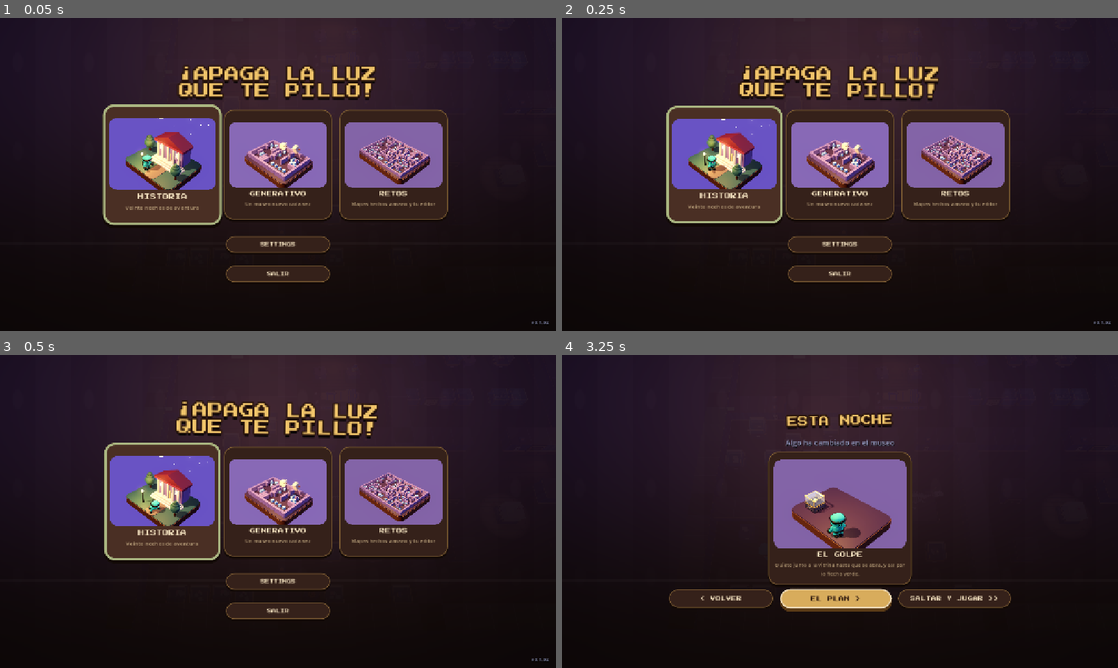
Above: before the commit, frames 1-4 (two rows, left to right).
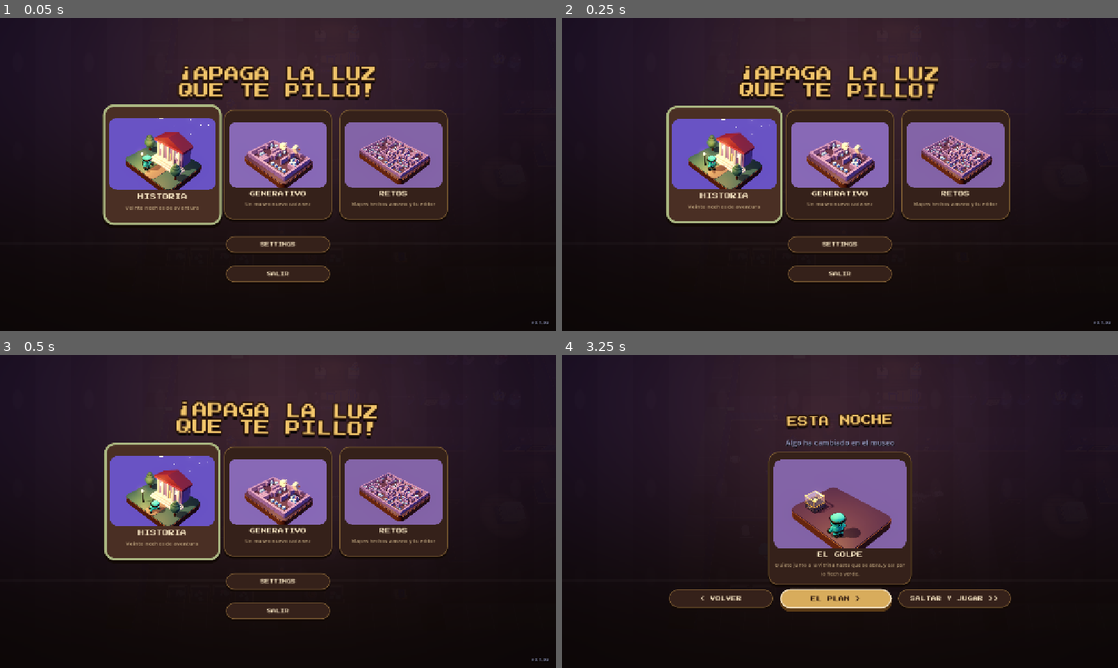
Above: after the commit, the same moments.

Repository: didelco/ladron
Game: Godot game, scene res://scenes/main.tscn
The game is run twice, just before and just after one commit, with the same random seed, the same clock (stepped at 60 frames per second) and the same inputs.
Inputs (mouse positions are in pixels of both pictures, inside the frame that each line leads up to):
- Up to frame 1 (0.05 s): no input
- Up to frame 2 (0.25 s): no input
- Up to frame 3 (0.5 s): no input
- Up to frame 4 (3.25 s): tap Enter (ui_accept) at 0.5, 0.77 s; move the mouse to (962, 495) at 0.52 s; hold Right (ui_right) 0.53-1.25 s; tap C at 0.6 s; click (962, 495) at 0.67 s; click "EDITAR" at 1.25 s; click (573, 608) at 2 s; click "LO NUEVO >" at 2.75 s

The runs differ from the first frame. In frame 1, less than 0.1% of the frame differs, in the area x 98-99%, y 97-98%; in frame 2, less than 0.1%; in frame 3, less than 0.1%; in frame 4, less than 0.1%, in the area x 43-48%, y 43-49%.

Commit message:
Vitrinas de color y piezas detalladas en peana por tema
- Las vitrinas muestran cosas sencillas en los colores del tema (jarrón, esfera, bloques, gemas, cuenco) sobre su tela, con el cristal casi transparente; lo detallado sale a peana.
- Peana por tema (arenisca, columna ochavada, roca, tocón, cubo negro), siempre recta; cada pieza se ajusta a ella, mira de frente y lo plano se inclina hacia la cámara.
- Rehechos para verse al aire (art/temas/peanas.py): escarabajo (Jepri), canopos, cáliz, astrolabio, amonite y la cabeza de Lego en su proporción. tema.replace() comparte el meter piezas en un .blend.

Co-Authored-By: Claude Opus 5.5 <noreply@anthropic.com>

Diff:
--- a/locale/texts.csv
+++ b/locale/texts.csv
@@ -608,6 +608,7 @@
 EDITOR_SECTION_PROPS,PARA TIRAR
 EDITOR_TOOL_EXHIBIT_BUTTERFLIES,MARIPOSAS
 EDITOR_TOOL_EXHIBIT_MINERALS,MINERALES
+EDITOR_TOOL_EXHIBIT_COLOURS,OBJETOS DE COLOR
 EDITOR_TOOL_EXHIBIT_AMMONITE,AMONITE
 EDITOR_TOOL_EXHIBIT_METEORITE,METEORITO
 EDITOR_TOOL_EXHIBIT_STATUE,ESTATUA
--- a/logic/themes.gd
+++ b/logic/themes.gd
@@ -5,6 +5,11 @@
 ## that theme: what goes in the glass cases, what stands on a plinth, what
 ## stands on the floor, which paintings, and the big piece it would rather
 ## have. Corridors show a little of everything.
+##
+## The glass cases show nothing detailed: bright, simple things in the
+## theme's colours ("@colours": MuseumView._colours), that read from the
+## camera as spots of colour; the detailed pieces stand out in the open, on
+## plinths and on the floor, so the two never look alike.
 ##
 ## A piece is a model under assets/models/ ("temas/antiguo/escarabajo",
 ## modelled by art/temas/*.py) or, with an @, one of the pieces MuseumView
@@ -19,8 +24,12 @@
 const ALL := {
 	"antiguo": {
 		"gallery": ["the ancient world gallery", "GALLERY_ANCIENT"],
-		"case": ["temas/antiguo/escarabajo", "temas/antiguo/canopos", "temas/antiguo/amuletos", "temas/antiguo/papiro"],
-		"plinth": ["temas/antiguo/busto_faraon", "temas/antiguo/gato_bastet", "temas/antiguo/obelisco", "@amphora", "@statue"],
+		"case": ["@colours"],
+		"plinth": ["temas/antiguo/busto_faraon", "temas/antiguo/gato_bastet", "temas/antiguo/obelisco", "@amphora", "@statue",
+			"temas/antiguo/escarabajo", "temas/antiguo/canopos", "temas/antiguo/amuletos", "temas/antiguo/papiro"],
+		# Gold, turquoise, lapis lazuli, terracotta; linen under them.
+		"colours": ["#e8b53a", "#2ec4b6", "#2f5fd0", "#d2643c"],
+		"cloth": "#e6dcc2",
 		"floor": ["temas/antiguo/anubis", "temas/antiguo/barca"],
 		"paintings": ["pyramids", "hieroglyphs", "nile"],
 		"big": ["sarcophagus", "trojan_horse"],
@@ -28,17 +37,23 @@
 	"edad_media": {
 		"gallery": ["the medieval hall", "GALLERY_MEDIEVAL"],
 		# Castles and knights, the gothic, the Renaissance and Leonardo's inventions.
-		"case": ["temas/edad_media/corona", "temas/edad_media/caliz", "temas/edad_media/manuscrito", "temas/edad_media/llave_sello",
-			"temas/edad_media/codice_leonardo", "temas/edad_media/astrolabio"],
+		"case": ["@colours"],
 		"plinth": ["temas/edad_media/yelmo", "temas/edad_media/escudo", "temas/edad_media/castillo", "temas/edad_media/gargola",
-			"temas/edad_media/carro_blindado"],
+			"temas/edad_media/carro_blindado", "temas/edad_media/corona", "temas/edad_media/caliz", "temas/edad_media/manuscrito",
+			"temas/edad_media/llave_sello", "temas/edad_media/codice_leonardo", "temas/edad_media/astrolabio"],
+		# Ruby, gold, silver, emerald; on crimson velvet.
+		"colours": ["#d0263e", "#e8b53a", "#d6dbe4", "#23a861"],
+		"cloth": "#6a1f2e",
 		"floor": ["temas/edad_media/espada_piedra", "temas/edad_media/trono", "temas/edad_media/maquina_voladora", "temas/edad_media/vidriera"],
 		"paintings": ["castle", "dragon", "tapestry", "gioconda", "vitruvian"],
 	},
 	"prehistoria": {
 		"gallery": ["the prehistory gallery", "GALLERY_PREHISTORY"],
-		"case": ["@ammonite", "@minerals", "@meteorite"],
-		"plinth": ["@skull"],
+		"case": ["@colours", "@minerals"],
+		"plinth": ["@skull", "@ammonite", "@meteorite"],
+		# Ochre, bone, amber, flint; on sand.
+		"colours": ["#d08a3a", "#efe3c8", "#f4a81c", "#4a4452"],
+		"cloth": "#b89a6a",
 		"floor": [],
 		"paintings": ["landscape"],
 		"big": ["dinosaur", "mammoth"],
@@ -46,16 +61,22 @@
 	# Animals, plants and trees, and life under water.
 	"naturaleza": {
 		"gallery": ["the natural history gallery", "GALLERY_NATURE"],
-		"case": ["@butterflies"],
+		"case": ["@colours", "@butterflies"],
 		"plinth": [],
+		# Leaf, blossom, sky, sunflower; on moss.
+		"colours": ["#5cc85c", "#ff6fa8", "#5ac8fa", "#ffd23f"],
+		"cloth": "#2e4a2a",
 		"floor": ["@diorama"],
 		"paintings": ["landscape"],
 		"big": ["bear", "log"],
 	},
 	"moderna": {
 		"gallery": ["the modern age gallery", "GALLERY_MODERN"],
-		"case": [],
+		"case": ["@colours"],
 		"plinth": ["@lego_skull"],
+		# Pop: pink, cyan, yellow, violet; on white.
+		"colours": ["#ff4f9a", "#00c2d8", "#ffd400", "#8a4dff"],
+		"cloth": "#f2f2f2",
 		"floor": ["@globe", "@totem"],
 		"paintings": ["abstract", "pipe", "banana", "ice_cream", "portrait"],
 	},
--- a/project.godot
+++ b/project.godot
@@ -10,7 +10,7 @@
 
 [application]
 
-config/version="0.1.92"
+config/version="0.1.93"
 config/name="Ladrón"
 config/description="Un museo de noche, vigilantes que piensan con Laya y tú."
 run/main_scene="res://scenes/main.tscn"
--- a/scenes/museum_view.gd
+++ b/scenes/museum_view.gd
@@ -99,7 +99,7 @@
 ## What stands on a case, chosen by hand (a map from the editor): tile to one
 ## of EXHIBITS. The rest, and every case when empty, as the hash says.
 static var exhibits := {}
-const EXHIBITS := ["butterflies", "minerals", "ammonite", "meteorite", "statue", "skull", "lego_skull", "diorama", "amphora", "globe", "totem", "bear", "plinth"]
+const EXHIBITS := ["colours", "butterflies", "minerals", "ammonite", "meteorite", "statue", "skull", "lego_skull", "diorama", "amphora", "globe", "totem", "bear", "plinth"]
 
 
 func build() -> void:
@@ -321,9 +321,8 @@
 			inside.add_child(model)
 			_vitrine(piece, inside)
 		"plinth":
-			var p := _pivot(piece, Vector3.ZERO, turn)
-			_plinth(p, 0.5, 0.64)
-			_pivot(p, Vector3(0, 0.5, 0)).add_child(model)
+			_pedestal(piece, t)
+			_on_pedestal(piece, model, _nudge(t))
 		_:
 			_pivot(piece, Vector3(0, 0.16, 0), turn).add_child(model)
 
@@ -333,21 +332,24 @@
 	var odd := _hash01(t.x, t.y, 5) < 0.5
 	match what:
 		"butterflies": _vitrine(piece, _butterflies(t.x + t.y))
+		"colours": _vitrine(piece, _colours(t))
 		"minerals": _vitrine(piece, _minerals(t.x + t.y))
-		"ammonite": _vitrine(piece, _ammonite())
-		"meteorite": _vitrine(piece, _rock())
+		# Out of the case, on a plinth of their own: the detailed ones.
+		"ammonite", "meteorite":
+			_pedestal(piece, t)
+			_on_pedestal(piece, _ammonite() if what == "ammonite" else _rock(), _nudge(t))
 		"statue":
-			var p := _pivot(piece, Vector3.ZERO, yaw)
-			_plinth(p, 0.5, 0.64)
+			_pedestal(piece, t)
+			var p := _pivot(piece, Vector3.ZERO, _nudge(t))
 			_specimen(p, "res://assets/models/statue-%s.glb" % ("a" if odd else "b"), 0.5, 0.88, 0.8, C.bone_dark)
 		"skull", "lego_skull":
-			_plinth(piece, CASE_HEIGHT - 0.16, 0.64)
-			_skull(piece, yaw, what == "lego_skull")
+			# Facing the gallery (the camera), a little off square.
+			_pedestal(piece, t)
+			_on_pedestal(piece, asset("craneo_lego" if what == "lego_skull" else "craneo"), _nudge(t))
 		"diorama": _diorama(piece, t.x + t.y)
 		"amphora":
-			var p := _pivot(piece, Vector3.ZERO, yaw)
-			_plinth(p, 0.42, 0.6)
-			_amphora(p, 0.42)
+			_pedestal(piece, t, 0.42)
+			_amphora(_pivot(piece, Vector3.ZERO, _nudge(t)), 0.42)
 		"globe": _globe(_pivot(piece, Vector3.ZERO, yaw))
 		"plinth": _empty_plinth(piece)
 		_ when Hideouts.PIECES.has(what): _hideout(piece, what, t)
@@ -417,6 +419,88 @@
 	_mesh(parent, _box(Vector3(0.9, 0.16, 0.9)), C.case_dark, Vector3(0, 0.08, 0))
 
 
+## A piece on a pedestal faces the gallery (the camera), turned no more than
+## this either way: the pedestals stand square, all alike, and pieces turned
+## every which way made the repeats show.
+const NUDGE := 0.12
+
+
+func _nudge(t: Vector2i) -> float:
+	return (_hash01(t.x, t.y, 13) - 0.5) * 2.0 * NUDGE
+
+
+## How tall the pedestals are, and how much of their top a piece fills: as
+## wide as this, as tall as that, never grown more than MAX_GROW.
+const PEDESTAL_H := 0.5
+const PIECE_SPAN := 0.52
+const PIECE_TALL := 0.62
+const MAX_GROW := 2.4
+## A piece lower than this share of its width lies flat: it leans back a
+## little, its face to the camera.
+const FLAT := 0.4
+const FLAT_TILT := 0.45
+
+
+## A pedestal in its gallery's style, top at h: sandstone with a band of
+## lapis (ancient), an eight-sided stone column (middle ages), a rough rock
+## (prehistory), a tree stump (nature), a black gallery cube (modern); in a
+## corridor, the museum's own plinth.
+func _pedestal(parent: Node3D, t: Vector2i, h := PEDESTAL_H) -> void:
+	var on_plan := t.x < Museum.w and t.y < Museum.h and Museum.grid.size() == Museum.w * Museum.h
+	var room := Museum.room_at(t.x + 0.5, t.y + 0.5) if on_plan else null
+	var theme: String = room.theme if room else ""
+	var drum := func(r: float, height: float, r2: float, sides: int, colour: Color, y: float, spin := 0.0) -> void:
+		var c := CylinderMesh.new()
+		c.bottom_radius = r
+		c.top_radius = r2
+		c.height = height
+		c.radial_segments = sides
+		c.rings = 1
+		_mesh(parent, c, colour, Vector3(0, y, 0)).rotation.y = spin
+	match theme:
+		"antiguo":
+			_mesh(parent, _box(Vector3(0.66, 0.06, 0.66)), Color("#9a7a44"), Vector3(0, 0.03, 0))
+			_mesh(parent, _box(Vector3(0.56, h - 0.1, 0.56)), Color("#caa66a"), Vector3(0, 0.06 + (h - 0.1) / 2, 0))
+			_mesh(parent, _box(Vector3(0.58, 0.05, 0.58)), Color("#2f5fd0"), Vector3(0, h - 0.075, 0))
+			_mesh(parent, _box(Vector3(0.6, 0.012, 0.6)), Color("#e8b53a"), Vector3(0, h - 0.044, 0))
+			_mesh(parent, _box(Vector3(0.6, 0.038, 0.6)), Color("#d8b87e"), Vector3(0, h - 0.019, 0))
+		"edad_media":
+			drum.call(0.34, 0.08, 0.32, 8, Color("#55505c"), 0.04, PI / 8)
+			drum.call(0.26, h - 0.13, 0.26, 8, Color("#807a86"), 0.08 + (h - 0.13) / 2, PI / 8)
+			drum.call(0.31, 0.05, 0.33, 8, Color("#55505c"), h - 0.025, PI / 8)
+		"prehistoria":
+			var spin := PI / 7
+			drum.call(0.34, h, 0.28, 7, Color("#7c6e5e"), h / 2, spin)
+			drum.call(0.29, 0.04, 0.25, 7, Color("#968672"), h + 0.0, spin + 0.3)
+		"naturaleza":
+			drum.call(0.3, h, 0.27, 12, Color("#5a3e26"), h / 2)
+			drum.call(0.25, 0.012, 0.25, 12, Color("#c9a06a"), h + 0.006)
+			drum.call(0.12, 0.014, 0.12, 12, Color("#a07a48"), h + 0.008)
+		"moderna":
+			_mesh(parent, _box(Vector3(0.5, 0.04, 0.5)), C.ink, Vector3(0, 0.02, 0))
+			_mesh(parent, _box(Vector3(0.58, h - 0.04, 0.58)), Color("#2a2a32"), Vector3(0, 0.04 + (h - 0.04) / 2, 0))
+			_mesh(parent, _box(Vector3(0.596, 0.016, 0.596)), Color("#ececf0"), Vector3(0, h - 0.04, 0))
+		_:
+			_plinth(parent, h, 0.64)
+
+
+## A theme's piece on top of its pedestal, made to fill it: grown or shrunk
+## to PIECE_SPAN across and at most PIECE_TALL high, and, if it lies flat,
+## leant back towards the camera so its face shows. turn: its own heading.
+func _on_pedestal(parent: Node3D, model: Node3D, turn: float, h := PEDESTAL_H) -> void:
+	var box := _bounds(model, Transform3D.IDENTITY)
+	var span := maxf(maxf(box.size.x, box.size.z), 1e-3)
+	var k := minf(minf(PIECE_SPAN / span, PIECE_TALL / maxf(box.size.y, 1e-3)), MAX_GROW)
+	var flat := box.size.y < span * FLAT
+	var tilt := _pivot(parent, Vector3(0, h + (span * k * 0.5 * sin(FLAT_TILT) if flat else 0.0), 0))
+	tilt.rotation.x = FLAT_TILT if flat else 0.0
+	var holder := _pivot(tilt, Vector3.ZERO, turn if not flat else 0.0)
+	holder.scale = Vector3.ONE * k
+	var centre := box.get_center()
+	model.position = Vector3(-centre.x, -box.position.y, -centre.z)
+	holder.add_child(model)
+
+
 func _plinth(parent: Node3D, h: float, w: float) -> void:
 	_mesh(parent, _box(Vector3(w, h, w)), C.wall_top, Vector3(0, h / 2, 0))
 	# A brass band round the top, and a label on the front.
@@ -441,6 +525,67 @@
 	if contents:
 		contents.position = Vector3(0, 0.42, 0)
 		parent.add_child(contents)
+
+
+## Bright, simple things in a glass case, in its gallery's colours
+## (Themes "colours", on its "cloth"): a vase, an orb on its ring, a stack
+## of blocks, a handful of gems or a bowl with a ball. From the camera they
+## read as a spot of colour, not as a detail: the detailed pieces stand
+## outside the cases.
+func _colours(t: Vector2i) -> Node3D:
+	# (Off any plan, as the editor's icons are: any theme.)
+	var on_plan := t.x < Museum.w and t.y < Museum.h and Museum.grid.size() == Museum.w * Museum.h
+	var room := Museum.room_at(t.x + 0.5, t.y + 0.5) if on_plan else null
+	var ids := Themes.ids()
+	var theme: String = room.theme if room and room.theme != "" else ids[int(_hash01(t.x, t.y, 41) * ids.size()) % ids.size()]
+	var cols: Array = Themes.ALL[theme].colours
+	var first := int(_hash01(t.x, t.y, 43) * cols.size()) % cols.size()
+	var a := Color(cols[first])
+	var b := Color(cols[(first + 1 + int(_hash01(t.x, t.y, 44) * (cols.size() - 1))) % cols.size()])
+	var g := Node3D.new()
+	_mesh(g, _box(Vector3(0.66, 0.02, 0.66)), Color(Themes.ALL[theme].cloth), Vector3(0, 0.01, 0))
+	var drum := func(r: float, h: float, r2 := -1.0, sides := 10) -> CylinderMesh:
+		var c := CylinderMesh.new()
+		c.top_radius = r if r2 < 0 else r2
+		c.bottom_radius = r
+		c.height = h
+		c.radial_segments = sides
+		c.rings = 1
+		return c
+	var ball := func(r: float, sides := 12) -> SphereMesh:
+		var s := SphereMesh.new()
+		s.radius = r
+		s.height = r * 2
+		s.radial_segments = sides
+		s.rings = sides / 2
+		return s
+	match int(_hash01(t.x, t.y, 47) * 5):
+		0:
+			# A vase: a round belly, a neck, a lip in the second colour.
+			_mesh(g, ball.call(0.17), a, Vector3(0, 0.19, 0), true)
+			_mesh(g, drum.call(0.07, 0.14, 0.09), a, Vector3(0, 0.36, 0), true)
+			_mesh(g, drum.call(0.1, 0.03), b, Vector3(0, 0.44, 0), true)
+			_mesh(g, drum.call(0.12, 0.04, 0.1), b, Vector3(0, 0.04, 0), true)
+		1:
+			# An orb on its ring.
+			_mesh(g, drum.call(0.14, 0.06, 0.1), b, Vector3(0, 0.05, 0), true)
+			_mesh(g, ball.call(0.2, 16), a, Vector3(0, 0.27, 0), true)
+		2:
+			# A stack of blocks, turned a little each.
+			for k in 3:
+				var box := _mesh(g, _box(Vector3(0.44 - k * 0.08, 0.1, 0.32 - k * 0.04)), a if k % 2 == 0 else b, Vector3(0, 0.07 + k * 0.1, 0), true)
+				box.rotation.y = (k - 1) * 0.25
+		3:
+			# A handful of gems.
+			for k in 3:
+				var gem := _mesh(g, ball.call(0.1 - k * 0.015, 5), [a, b, a][k], Vector3(cos(k * 2.1) * 0.13, 0.1, sin(k * 2.1) * 0.13), true)
+				gem.scale = Vector3(1.0, 1.3, 1.0)
+		_:
+			# A wide bowl with a ball in it.
+			_mesh(g, drum.call(0.09, 0.05, 0.22), b, Vector3(0, 0.05, 0), true)
+			_mesh(g, drum.call(0.22, 0.08, 0.26), b, Vector3(0, 0.12, 0), true)
+			_mesh(g, ball.call(0.13), a, Vector3(0, 0.24, 0), true)
+	return g
 
 
 ## Pinned butterflies: little bright wings on a card.
Binary file changed: assets/icons/objects/case.png
Binary file changed: assets/icons/objects/exhibit_ammonite.png
Binary file added: assets/icons/objects/exhibit_colours.png
Not shown, added: assets/icons/objects/exhibit_colours.png.import
Binary file changed: assets/icons/objects/exhibit_lego_skull.png
Binary file changed: assets/icons/objects/exhibit_temas_antiguo_canopos.png
Binary file changed: assets/icons/objects/exhibit_temas_antiguo_escarabajo.png
Binary file changed: assets/icons/objects/exhibit_temas_edad_media_astrolabio.png
Binary file changed: assets/icons/objects/exhibit_temas_edad_media_caliz.png
Binary file changed: assets/models/amonite.glb
Binary file changed: assets/models/craneo_lego.glb
Binary file removed: assets/models/craneo_lego_lego_skull.png
(and 16 more such lines)
